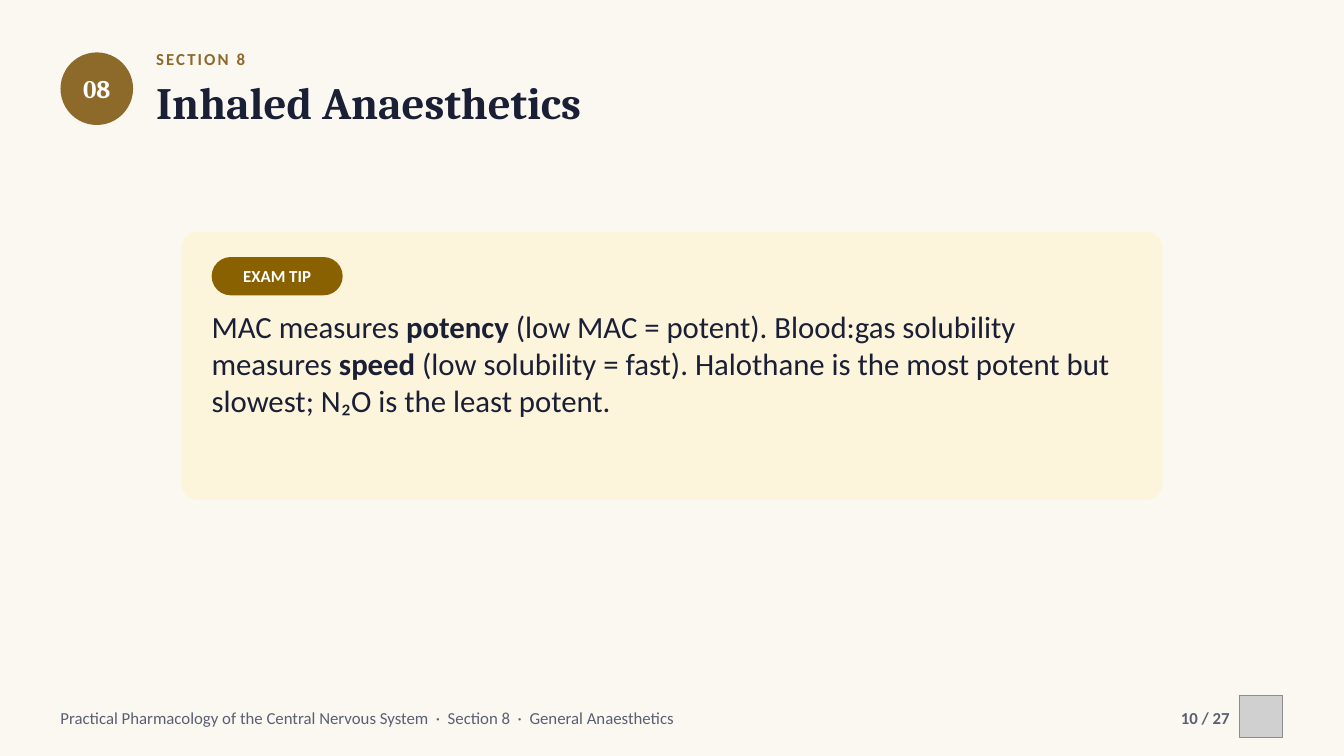
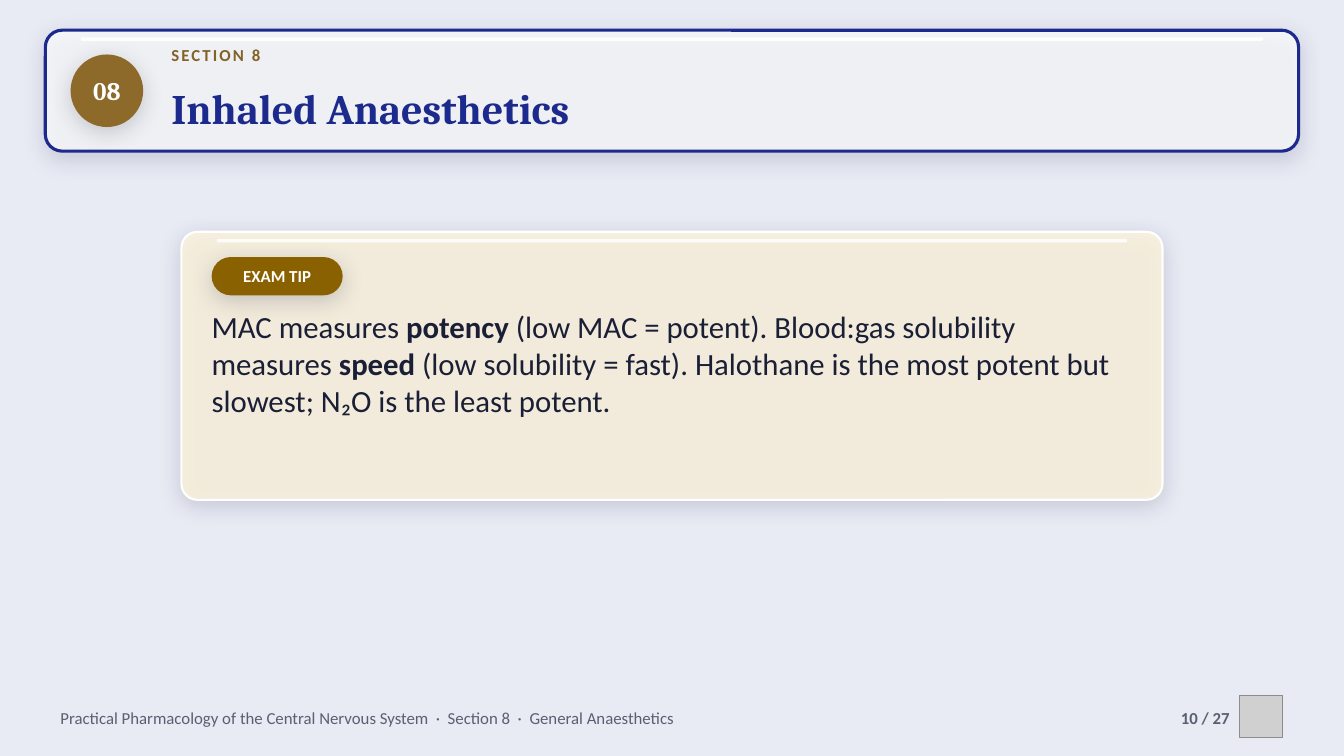
Before and after one commit to drrefaat18-ops/yasser, a slide deck: slide 10 of projects/cns-pharmacology-practical/slides/ch08-general-anaesthetics.pptx. Drawn at 1344x756 pixels with LibreOffice and Linux fonts; fonts in the diff are those of the drawing; grey boxes stand for pictures; background and template pictures are left out. Boxes give left, top, right and bottom in pixels: in the first picture for what was removed or moved away, otherwise in the second. Text is boxed around its words. In the diff, an @@ line names an element or a change of style, - is before the commit and + after.

```diff
--- a/projects/cns-pharmacology-practical/slides/ch08-general-anaesthetics.pptx
+++ b/projects/cns-pharmacology-practical/slides/ch08-general-anaesthetics.pptx
@@ background #FAF8F1 to picture (left out) @@
@@ rounded rectangle added at box(45, 30, 1299, 151), fill #FFFFFF at 70% opacity, outline #1B2A8C 2.25 pt @@
@@ ellipse "08" at box(71, 54, 143, 127): shadow on @@
@@ ellipse "08": place and size @@
-ellipse "08" at box(60, 52, 133, 125)
+ellipse "08" at box(71, 54, 143, 127)
@@ text "SECTION 8": place and size @@
-text "SECTION 8" at box(156, 53, 245, 65)
+text "SECTION 8" at box(171, 49, 260, 61)
@@ text "SECTION 8" at box(171, 49, 260, 61): text colour #8D6A2A to #826227 @@
@@ text "Inhaled Anaesthetics": place and size @@
-text "Inhaled Anaesthetics" at box(156, 88, 581, 120)
+text "Inhaled Anaesthetics" at box(171, 95, 570, 125)
@@ text "Inhaled Anaesthetics" at box(171, 95, 570, 125): size 32 to 30 pt, text colour #1A1F36 to #1B2A8C; vertical alignment top to middle @@
@@ rounded rectangle at box(181, 232, 1163, 500): fill #FDF4DC to #FDF4DC at 80% opacity; outline none to #FFFFFF 1.5 pt; shadow on @@
@@ rounded rectangle added at box(217, 239, 1127, 243), fill #FFFFFF at 85% opacity @@
@@ rounded rectangle "EXAM TIP" at box(212, 257, 343, 295): shadow on @@
```
Also in this commit, not shown: 24 other slides changed, 15 other files.
